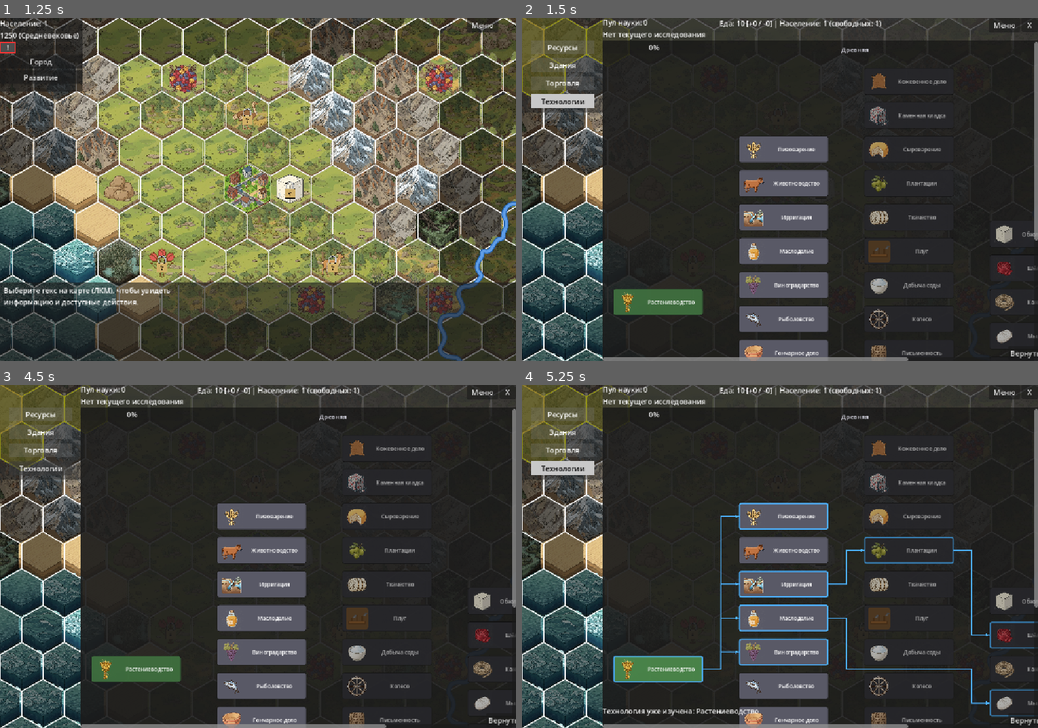
Above: before the commit, frames 1-4 (two rows, left to right).
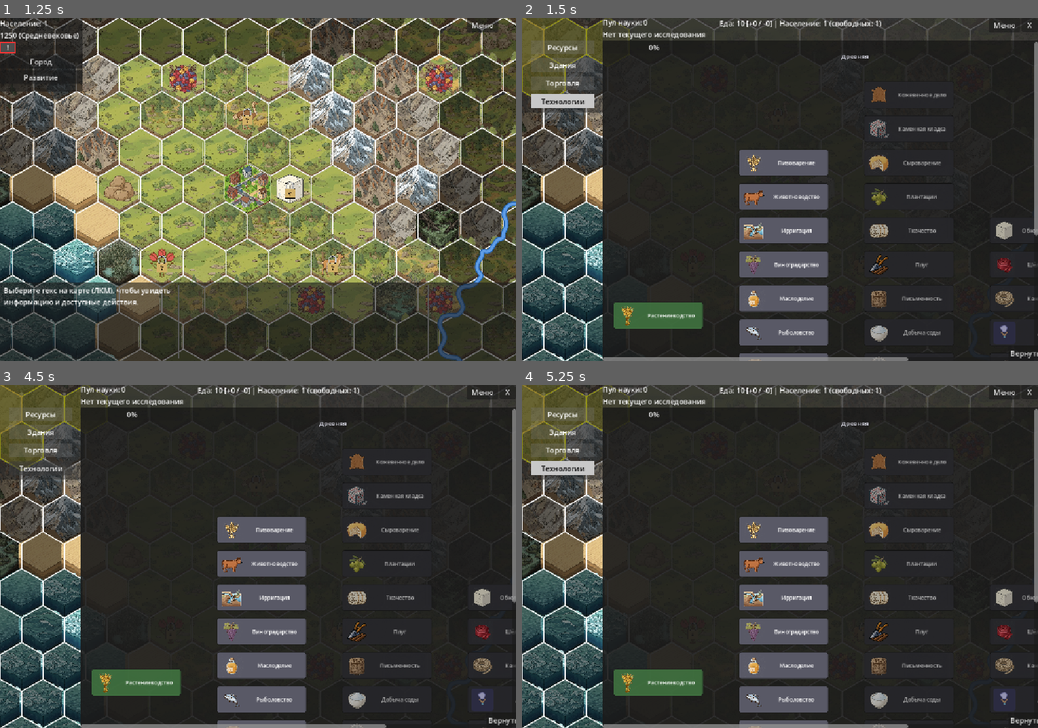
Above: after the commit, the same moments.

Repository: Night-Pryanik/The-City
Game: Godot game, scene res://scenes/main_menu.tscn
Two runs of this game, one before a commit and one after it. Both use one fixed random seed, a clock stepped at 60 frames per second and the inputs below.
Inputs (mouse positions are in pixels of both pictures, inside the frame that each line leads up to):
- Up to frame 1 (1.25 s): click "Новая игра" at 0.5 s
- Up to frame 2 (1.5 s): click (532, 48) at 1.25 s
- Up to frame 3 (4.5 s): click "Ресурсы" at 2 s; click "Здания" at 2.75 s; click "Торговля" at 3.5 s; click "Технологии" at 4.25 s
- Up to frame 4 (5.25 s): click (656, 669) at 5.02 s

Frame 1 is identical in both runs. In frame 2, 12% of the frame differs, in the area x 17-100%, y 8-100%; in frame 3, 12%; in frame 4, 13%, in the area x 15-100%, y 8-100%.

Commit message:
Переход во вторую эпоху: технология Деньги, здание Рынок
Плюс разные фиксы: рецепты обработанного строительного камня, замена иконки

Diff:
--- a/data/buildings.json
+++ b/data/buildings.json
@@ -20,7 +20,7 @@
       "id": "bakery",
       "name": "Пекарня",
       "work_cost": 25,
-      "additional_cost": [ { "@construction_materials": 5.0 } ],
+      "additional_cost": [ { "@processed_construction_materials": 5.0 } ],
       "icon": "bakery.png",
       "production_slots": 1.0,
       "default_recipes": [ "bread" ]
@@ -68,7 +68,7 @@
       "icon": "mason_workshop.png",
       "production_slots": 1.0,
       "unlock_tech": "masonry",
-      "default_recipes": [ "construction_materials" ]
+      "default_recipes": [ "processed_building_stone" ]
     },
     {
       "id": "leatherworker_house",
@@ -213,6 +213,16 @@
       "production_slots": 1.0,
       "unlock_tech": "writing",
       "default_recipes": [ "science" ]
+    },
+    {
+      "id": "market",
+      "name": "Рынок",
+      "description": "Городское здание торговли. Его постройка открывает возможность перехода в эпоху Античности.",
+      "work_cost": 60,
+      "additional_cost": [ { "@processed_construction_materials": 10.0 } ],
+      "icon": "market.png",
+      "production_slots": 1.0,
+      "unlock_tech": "currency"
     }
   ]
 }
--- a/data/crafts.json
+++ b/data/crafts.json
@@ -171,14 +171,14 @@
       "description": "Варит медовый напиток из мёда"
     },
     {
-      "id": "construction_materials",
-      "name": "Изготовление стройматериалов",
+      "id": "processed_building_stone",
+      "name": "Обработка строительного камня",
       "produced_in": [ "mason_workshop" ],
-      "resources": { "@construction_materials": 1 },
-      "result": { "construction_materials": 1 },
+      "resources": { "@building_stone": 2 },
+      "result": { "processed_building_stone": 1 },
       "time": 4.0,
       "unlock_tech": "masonry",
-      "description": "Обрабатывает камень в строительные материалы"
+      "description": "Обрабатывает дикий камень в форму, пригодную для строительства"
     },
     {
       "id": "wine",
--- a/data/product_groups.json
+++ b/data/product_groups.json
@@ -8,9 +8,14 @@
       "products": [ "wheat", "rye", "barley", "oats", "corn", "rice", "millet", "sorghum", "buckwheat" ]
     },
     {
-      "id": "construction_materials",
-      "name": "Строительные материалы",
-      "products": [ "basalt", "tuff", "sandstone", "marble", "granite", "limestone", "bricks" ]
+      "id": "building_stone",
+      "name": "Строительный камень",
+      "products": [ "basalt", "tuff", "sandstone", "marble", "granite", "limestone" ]
+    },
+    {
+      "id": "processed_construction_materials",
+      "name": "Обработанные стройматериалы",
+      "products": [ "processed_building_stone", "bricks" ]
     },
     {
       "id": "oil_crops",
--- a/data/products/construction_materials.json
+++ b/data/products/construction_materials.json
@@ -1,61 +1,55 @@
 {
-    "resources": [
-        {
-            "id": "basalt",
-            "name": "Базальт",
-            "type": "product",
-            "category": "construction_material",
-            "icon": "basalt.png"
-        },
-        {
-            "id": "tuff",
-            "name": "Туф",
-            "type": "product",
-            "category": "construction_material",
-            "icon": "tuff.png"
-        },
-        {
-            "id": "sandstone",
-            "name": "Песчаник",
-            "type": "product",
-            "category": "construction_material",
-            "icon": "sandstone.png"
-        },
-        {
-            "id": "marble",
-            "name": "Мрамор",
-            "type": "product",
-            "category": "construction_material",
-            "icon": "marble.png"
-        },
-        {
-            "id": "granite",
-            "name": "Гранит",
-            "type": "product",
-            "category": "construction_material",
-            "icon": "granite.png"
-        },
-        {
-            "id": "limestone",
-            "name": "Известняк",
-            "type": "product",
-            "category": "construction_material",
-            "icon": "limestone.png"
-        },
-        {
-            "id": "bricks",
-            "name": "Кирпичи",
-            "type": "product",
-            "category": "construction_material",
-            "icon": "bricks.png"
-        },
-        {
-            "id": "construction_materials",
-            "name": "Стройматериалы",
-            "type": "product",
-            "category": "construction_material",
-            "unlock_tech": "masonry",
-            "icon": "construction_materials.png"
-        }
-    ]
+  "resources": [
+    {
+      "id": "basalt",
+      "name": "Базальт",
+      "type": "product",
+      "category": "construction_material",
+      "icon": "basalt.png"
+    },
+    { "id": "tuff", "name": "Туф", "type": "product", "category": "construction_material", "icon": "tuff.png" },
+    {
+      "id": "sandstone",
+      "name": "Песчаник",
+      "type": "product",
+      "category": "construction_material",
+      "icon": "sandstone.png"
+    },
+    {
+      "id": "marble",
+      "name": "Мрамор",
+      "type": "product",
+      "category": "construction_material",
+      "icon": "marble.png"
+    },
+    {
+      "id": "granite",
+      "name": "Гранит",
+      "type": "product",
+      "category": "construction_material",
+      "icon": "granite.png"
+    },
+    {
+      "id": "limestone",
+      "name": "Известняк",
+      "type": "product",
+      "category": "construction_material",
+      "icon": "limestone.png"
+    },
+    {
+      "id": "bricks",
+      "name": "Кирпичи",
+      "type": "product",
+      "category": "construction_material",
+      "icon": "bricks.png"
+    },
+    {
+      "id": "processed_building_stone",
+      "name": "Обработанный строительный камень",
+      "type": "product",
+      "category": "construction_material",
+      "unlock_tech": "masonry",
+      "icon": "processed_building_stone.png"
+    }
+  ]
 }
--- a/data/technologies/ancient.json
+++ b/data/technologies/ancient.json
@@ -98,7 +98,7 @@
       "name": "Плуг",
       "era": "ancient",
       "science_cost": 3.0,
-      "icon": "plow.svg",
+      "icon": "farm.png",
       "prerequisites": [ [ "animal_husbandry" ] ],
       "description": "+50% к производству ресурсов на фермах.",
       "flavor": "Плуг, запряжённый волами, позволил обрабатывать тяжёлые почвы и поднял урожайность."
@@ -292,6 +292,16 @@
       "prerequisites": [ [ "pottery", "masonry" ] ],
       "description": "Открывает печи для обжига известняка: известняк → известь.",
       "flavor": "Обжиг известняка в печах позволил получать известь, важный строительный материал и компонент для производства цемента."
+    },
+    {
+      "id": "currency",
+      "name": "Деньги",
+      "era": "ancient",
+      "science_cost": 4.0,
+      "icon": "jewelry.svg",
+      "prerequisites": [ [ "writing" ] ],
+      "description": "Открывает городское здание Рынок.",
+      "flavor": "Понятие стоимости и обмена привело к появлению денег — основы торговли и роста городов."
     }
   ]
 }
--- a/icons/tech/plow.svg
+++ /dev/null
@@ -1,21 +0,0 @@
-<svg xmlns="http://www.w3.org/2000/svg" width="64" height="64" viewBox="0 0 64 64">
-  <rect width="64" height="64" fill="#6a4a2a" rx="8"/>
-  <path d="M8 40 L56 40 L56 46 L8 46 Z" fill="#8b5a2b" stroke="#5a3a1a" stroke-width="2"/>
-  <path d="M14 40 L14 30 L20 30 L20 40" fill="#5a3a1a"/>
-  <path d="M20 30 L26 22 L32 22 L26 30" fill="#7a7a7a" stroke="#5a5a5a" stroke-width="2"/>
-  <line x1="32" y1="22" x2="32" y2="40" stroke="#5a3a1a" stroke-width="4"/>
-  <path d="M44 40 L44 24 L50 24 L50 40" fill="#5a3a1a"/>
-  <path d="M50 24 L56 18 L60 18 L56 24" fill="#7a7a7a" stroke="#5a5a5a" stroke-width="2"/>
-</svg>
-</｜DSML｜tool>
-<task_progress>
-- [x] Изучение структуры проекта и согласование плана
-- [x] Добавить поле icon в data/technologies.json
-- [ ] Создать SVG-иконки для недостающих технологий (icons/tech/)
-- [ ] Создать scripts/tech_tree.gd (Control со стрелками)
-- [ ] Переработать scripts/technologies_tab.gd (дерево технологий)
-- [ ] Обновить scripts/ui_helpers.gd (тултип технологий)
-- [ ] Обновить scenes/CityUI.tscn (структура панели технологий)
-- [ ] Обновить scripts/city_ui.gd (setup и тултип)
-- [ ] Проверить результат
-</task>
--- a/scripts/main_map.gd
+++ b/scripts/main_map.gd
@@ -122,6 +122,10 @@
 var research_label: Label # дочерний Label внутри research_button
 var research_progress_bar: ProgressBar
 var _last_research_hud_tech: String = ""
+
+# --- Естественный переход в следующую эпоху ---
+var era_dialog: ConfirmationDialog
+var era_advance_button: Button
 
 func _make_tech_popup() -> Control:
     var popup_script = load("res://scripts/tech_popup.gd")
@@ -331,6 +335,7 @@
     menu_button.pressed.connect(_on_menu_button_pressed)
 
     _setup_research_hud()
+    _setup_era_advance_ui()
 
 func _input(event):
     # Дебаг-меню: открытие/закрытие по F9
@@ -882,6 +887,10 @@
     map_renderer.queue_redraw()
     _redraw_progress_layer()
 
+    # Естественный триггер перехода в следующую эпоху: построен Рынок.
+    if building_id == "market":
+        _on_market_built()
+
 func pixel_to_hex(mx: float, my: float):
     return MapHelpers.pixel_to_hex(mx, my,
         region_start_row, region_end_row,
@@ -1334,6 +1343,60 @@
     if hud:
         hud.show_message("Новая эпоха! Границы города расширены. Кольцо влияния: %d×%d" % [ring_rows, ring_cols])
 
+# --- ЕСТЕСТВЕННЫЙ ПЕРЕХОД В СЛЕДУЮЩУЮ ЭПОХУ ---
+# Рынок - условие перехода из первой эпохи. После его постройки игра
+# ставится на паузу и показывается диалог с выбором Да/Нет.
+# При отказе в HUD появляется небольшая кнопка, открывающая тот же диалог.
+# Никаких таймеров, запретов и напоминаний: игрок может играть в текущей
+# эпохе столько, сколько захочет.
+func _setup_era_advance_ui():
+    era_advance_button = Button.new()
+    era_advance_button.text = "Новая эпоха"
+    era_advance_button.tooltip_text = "Условие перехода выполнено. Нажмите, чтобы перейти в следующую эпоху."
+    era_advance_button.visible = false
+    era_advance_button.pressed.connect(_show_era_advance_offer)
+    hud.get_node("VBoxContainer").add_child(era_advance_button)
+
+    era_dialog = ConfirmationDialog.new()
+    era_dialog.title = "Новая эпоха"
+    era_dialog.dialog_text = "Поздравляем, ваш город достиг следующего уровня развития!
+Перейти в следующую эпоху?"
+    era_dialog.ok_button_text = "Да"
+    era_dialog.cancel_button_text = "Нет"
+    era_dialog.process_mode = Node.PROCESS_MODE_WHEN_PAUSED
+    era_dialog.confirmed.connect(_on_era_dialog_confirmed)
+    era_dialog.canceled.connect(_on_era_dialog_declined)
+    add_child(era_dialog)
+    era_dialog.hide()
+
+    # Если Рынок уже построен, а эпоха не сменена (игрок отказался и вышел)
+    # - снова показываем кнопку в HUD.
+    if current_era == 0 and _is_market_built():
+        era_advance_button.visible = true
+
+func _is_market_built() -> bool:
+    for b in CityData.city_built_buildings:
+        if b.get("id", "") == "market":
+            return true
+    return false
+
+func _on_market_built():
+    if current_era == 0:
+        _show_era_advance_offer()
+
+func _show_era_advance_offer():
+    get_tree().paused = true
+    era_dialog.popup_centered()
+
+func _on_era_dialog_confirmed():
+    get_tree().paused = false
+    era_advance_button.visible = false
+    advance_to_next_era()
+
+func _on_era_dialog_declined():
+    # Игрок остаётся в текущей эпохе: снимаем паузу, оставляем кнопку в HUD.
+    get_tree().paused = false
+    era_advance_button.visible = (current_era == 0)
 func _load_settings():
     var err = settings_config.load("user://settings.cfg")
     if err == OK:
--- a/scripts/tech_tree.gd
+++ b/scripts/tech_tree.gd
@@ -26,7 +26,7 @@
 # Последовательные колонки одной эпохи визуально объединяются: сверху над
 # ними рисуется заголовок с названием эпохи, а между группами эпох — толстая
 # вертикальная линия-разделитель (см. ERA_LABEL_HEIGHT, ERA_LINE_*).
-const ERA_LABEL_HEIGHT: int = 34 # высота полосы над колонками под заголовки эпох
+const ERA_LABEL_HEIGHT: int = 64 # высота полосы над колонками под заголовки эпох
 const ERA_LABEL_WIDTH: int = 200 # фиксированная ширина заголовка эпохи
 const ERA_LINE_COLOR := Color(0.72, 0.72, 0.75, 1.0) # цвет вертикального разделителя эпох
 const ERA_LINE_WIDTH: float = 2.0 # толщина вертикального разделителя эпох
@@ -467,21 +467,51 @@
     # Высота полосы сверху — сверху (y=0) занимает полоса,
     # Label размещаем в середине полосы.
     for group in _era_groups:
-        var lab := Label.new()
-        lab.name = "EraLabel"
-        lab.text = group["era_name"]
-        lab.horizontal_alignment = HORIZONTAL_ALIGNMENT_CENTER
-        lab.vertical_alignment = VERTICAL_ALIGNMENT_CENTER
-        lab.autowrap_mode = TextServer.AUTOWRAP_WORD_SMART
-        lab.size = Vector2(ERA_LABEL_WIDTH, ERA_LABEL_HEIGHT)
-        lab.custom_minimum_size = Vector2(ERA_LABEL_WIDTH, ERA_LABEL_HEIGHT)
-        lab.add_theme_font_size_override("font_size", 14)
-        lab.add_theme_color_override("font_color", Color(0.9, 0.9, 0.95, 1.0))
-        lab.mouse_filter = Control.MOUSE_FILTER_IGNORE
-        # Позиция: центр группы по X, сверху.
-        lab.position = Vector2(group["x_center"] - ERA_LABEL_WIDTH * 0.5, 0.0)
-        _inner.add_child(lab)
-        _era_labels.append(lab)
+        if group["era_id"] == "antiquity":
+            _create_antiquity_era_label(group)
+        else:
+            var lab := Label.new()
+            lab.name = "EraLabel"
+            lab.text = group["era_name"]
+            lab.horizontal_alignment = HORIZONTAL_ALIGNMENT_CENTER
+            lab.vertical_alignment = VERTICAL_ALIGNMENT_CENTER
+            lab.autowrap_mode = TextServer.AUTOWRAP_WORD_SMART
+            lab.size = Vector2(ERA_LABEL_WIDTH, ERA_LABEL_HEIGHT)
+            lab.custom_minimum_size = Vector2(ERA_LABEL_WIDTH, ERA_LABEL_HEIGHT)
+            lab.add_theme_font_size_override("font_size", 14)
+            lab.add_theme_color_override("font_color", Color(0.9, 0.9, 0.95, 1.0))
+            lab.mouse_filter = Control.MOUSE_FILTER_IGNORE
+            lab.position = Vector2(group["x_center"] - ERA_LABEL_WIDTH * 0.5, 0.0)
+            _inner.add_child(lab)
+            _era_labels.append(lab)
+
+# Заголовок эпохи Античность с условием перехода: построен Рынок (0/1).
+# Когда Рынок построен - (1/1) и зелёная галочка.
+func _create_antiquity_era_label(group: Dictionary) -> void:
+    var market_built := false
+    for b in CityData.city_built_buildings:
+        if b.get("id", "") == "market":
+            market_built = true
+            break
+    var count_text: String = "1/1" if market_built else "0/1"
+    var check: String = " [color=#4caf50]✔[/color]" if market_built else ""
+    var icon_tag: String = ""
+    if icon_paths.has("market.png"):
+        icon_tag = "[img=18]" + icon_paths["market.png"] + "[/img] "
+    var rtl := RichTextLabel.new()
+    rtl.name = "EraLabel"
+    rtl.bbcode_enabled = true
+    rtl.fit_content = true
+    rtl.scroll_active = false
+    rtl.mouse_filter = Control.MOUSE_FILTER_IGNORE
+    rtl.size = Vector2(ERA_LABEL_WIDTH, ERA_LABEL_HEIGHT)
+    rtl.custom_minimum_size = Vector2(ERA_LABEL_WIDTH, ERA_LABEL_HEIGHT)
+    rtl.add_theme_font_size_override("normal_font_size", 12)
+    rtl.add_theme_color_override("default_color", Color(0.9, 0.9, 0.95, 1.0))
+    rtl.position = Vector2(group["x_center"] - ERA_LABEL_WIDTH * 0.5, 0.0)
+    rtl.text = "[center]" + group["era_name"] + "[/center]\n" + "[center][color=#c9c9c9]Условие для перехода:[/color] построен " + icon_tag + "Рынок (" + count_text + ")" + check + "[/center]"
+    _inner.add_child(rtl)
+    _era_labels.append(rtl)
 
 func rebuild():
     # Полная перестройка: очищаем и создаём заново.
Binary file added: icons/market.png
